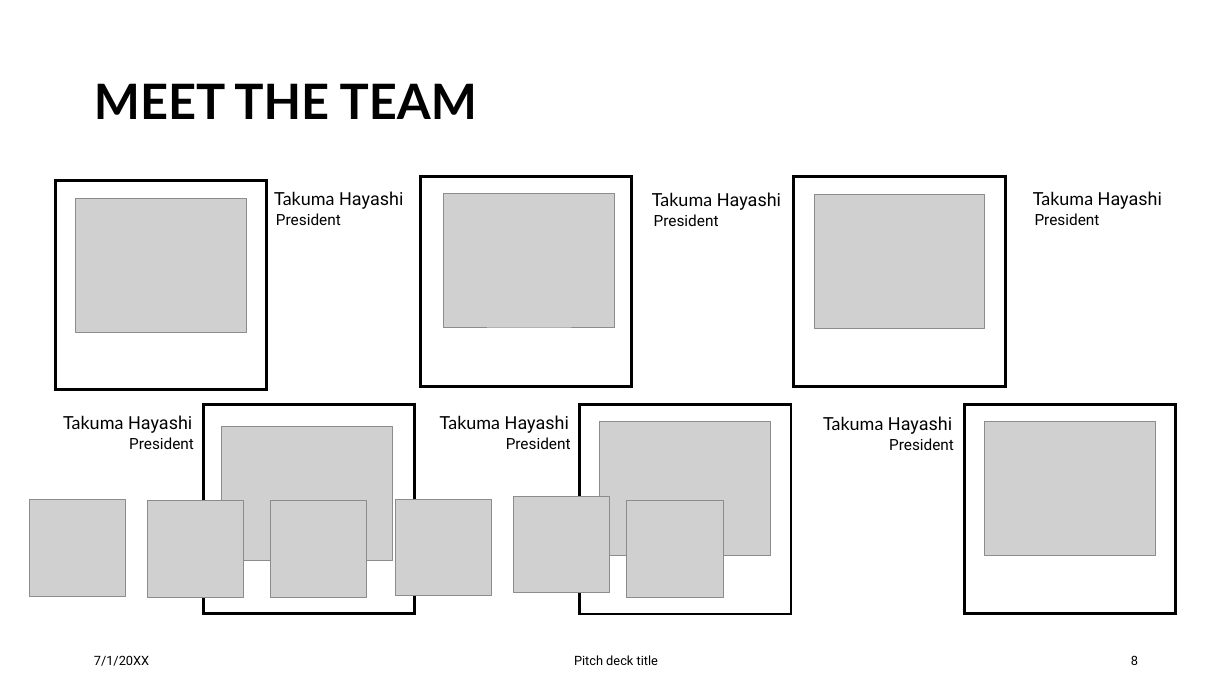
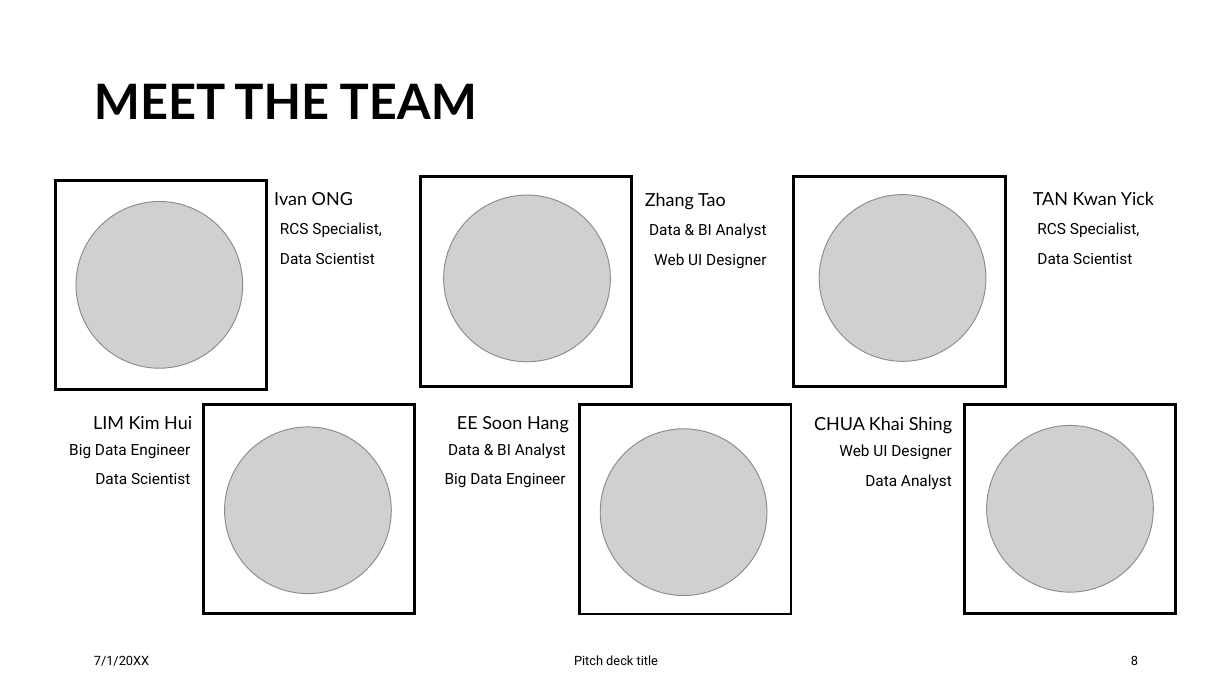
Before and after one commit to lkimhui/CarSmartConsultancy, a slide deck: slide 8 of BIG_DATA_PROCESSING_PresentationDeck.pptx. Drawn at 1232x693 pixels with LibreOffice and Linux fonts; fonts in the diff are those of the drawing; grey boxes stand for pictures. Boxes give left, top, right and bottom in pixels: in the first picture for what was removed or moved away, otherwise in the second. Text is boxed around its words. In the diff, an @@ line names an element or a change of style, - is before the commit and + after.

Commit message:
update presentation ppt

```diff
--- a/BIG_DATA_PROCESSING_PresentationDeck.pptx
+++ b/BIG_DATA_PROCESSING_PresentationDeck.pptx
@@ picture: place and size @@
-picture at box(514, 496, 610, 592)
+picture at box(76, 201, 242, 368)
@@ picture removed at box(76, 199, 247, 333) @@
@@ text at box(274, 192, 353, 205): text changed; font Roboto to Lato @@
-Takuma Hayashi
+Ivan ONG
@@ picture: place and size @@
-picture at box(147, 501, 243, 597)
+picture at box(444, 195, 610, 361)
@@ picture removed at box(444, 193, 615, 327) @@
@@ text at box(645, 192, 726, 210): text changed; font Roboto to Lato @@
-Takuma Hayashi
+Zhang Tao
@@ picture removed at box(814, 194, 985, 328) @@
@@ picture: place and size @@
-picture at box(30, 500, 126, 596)
+picture at box(820, 195, 986, 361)
@@ text at box(1033, 191, 1154, 205): text changed; font Roboto to Lato @@
-Takuma Hayashi
+TAN Kwan Yick
@@ text at box(280, 222, 381, 264): text changed @@
-President
+RCS Specialist,
+Data Scientist
@@ text at box(649, 223, 767, 268): text changed @@
-President
+Data & BI Analyst
+Web UI Designer
@@ text at box(1037, 222, 1139, 264): text changed @@
-President
+RCS Specialist,
+Data Scientist
@@ text at box(93, 416, 192, 429): text changed; font Roboto to Lato @@
-Takuma Hayashi
+LIM Kim Hui
@@ text at box(457, 416, 569, 433): text changed; font Roboto to Lato @@
-Takuma Hayashi
+EE Soon Hang
@@ text at box(814, 416, 952, 434): text changed; font Roboto to Lato @@
-Takuma Hayashi
+CHUA Khai Shing
@@ text at box(69, 444, 191, 484): text changed @@
-President
+Big Data Engineer
+Data Scientist
@@ picture removed at box(222, 427, 393, 561) @@
@@ picture: place and size @@
-picture at box(396, 500, 492, 596)
+picture at box(225, 427, 391, 593)
@@ text at box(445, 443, 566, 487): text changed @@
-President
+Data & BI Analyst
+Big Data Engineer
@@ picture removed at box(600, 422, 771, 556) @@
@@ picture: place and size @@
-picture at box(270, 501, 366, 597)
+picture at box(601, 429, 767, 595)
@@ text at box(839, 444, 952, 490): text changed @@
-President
+Web UI Designer
+Data Analyst
@@ picture removed at box(985, 422, 1156, 556) @@
@@ picture: place and size @@
-picture at box(628, 501, 724, 597)
+picture at box(987, 425, 1153, 592)
```
Also in this commit, not shown: 1 other slide changed.
